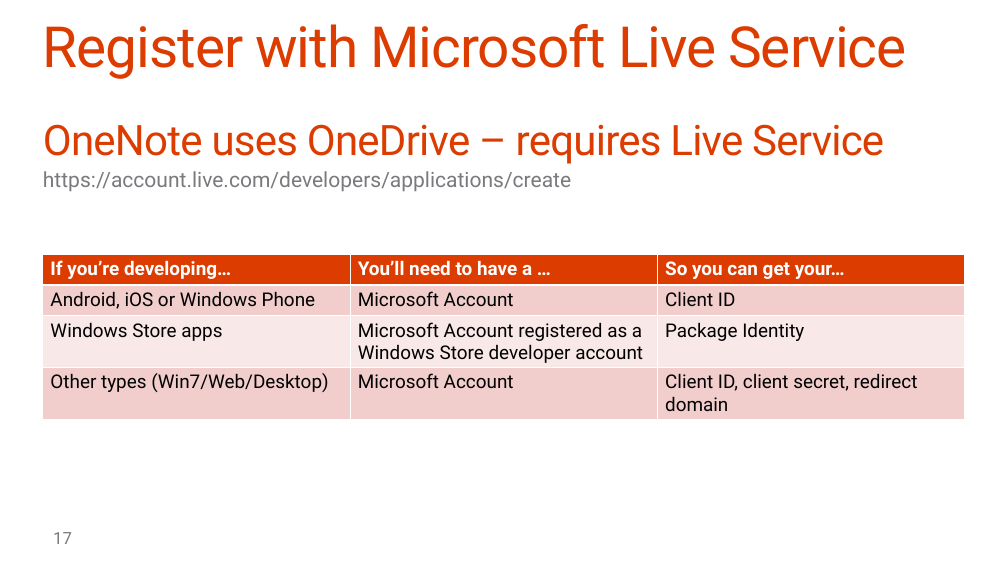
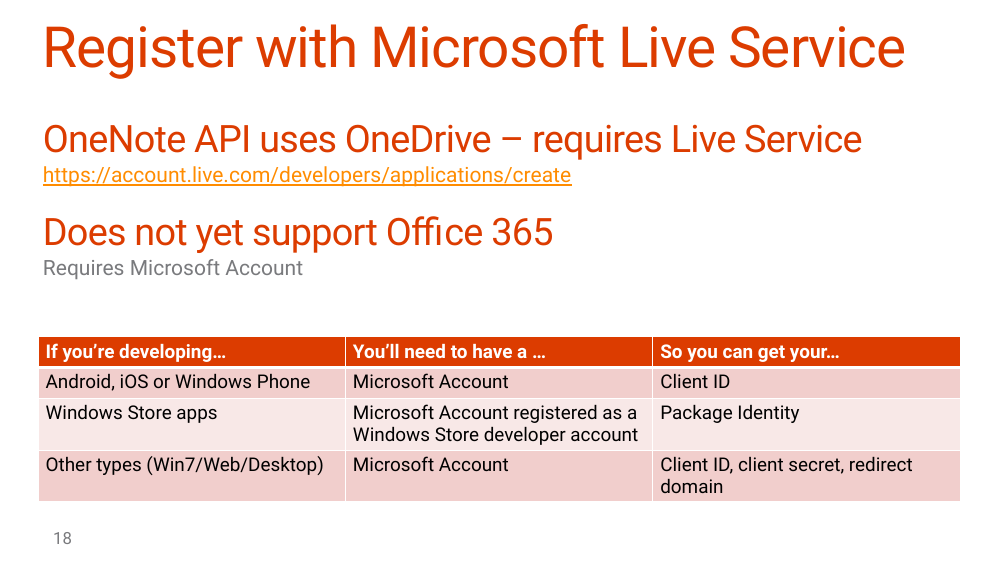
Before and after one commit to fabbbiob/TrainingContent, a slide deck: slide 18 of O3653-7 Deep Dive into the Office 365 APIs for OneNote services/O3653-7 Deep Dive into the Office 365 APIs for OneNote services.pptx (slide 17 before the commit). Drawn at 1008x567 pixels with LibreOffice and Linux fonts; fonts in the diff are those of the drawing; background and template pictures are left out. Boxes give left, top, right and bottom in pixels: in the first picture for what was removed or moved away, otherwise in the second. Text is boxed around its words. In the diff, an @@ line names an element or a change of style, - is before the commit and + after.

```diff
--- a/O3653-7 Deep Dive into the Office 365 APIs for OneNote services/O3653-7 Deep Dive into the Office 365 APIs for OneNote services.pptx
+++ b/O3653-7 Deep Dive into the Office 365 APIs for OneNote services/O3653-7 Deep Dive into the Office 365 APIs for OneNote services.pptx
@@ text at (43,124,862,160): text changed; size 40 to 36 pt @@
-OneNote uses OneDrive – requires Live Service
+OneNote API uses OneDrive – requires Live Service
@@ text at (43,166,571,187): text colour #797A7D to #FF8C00, underline on in "https://account.live.com/developers/applications/create" @@
@@ text at (43,216,553,279): paragraphs added @@
+Does not yet support Office 365
+  Requires Microsoft Account
@@ table: place and size @@
-table at (43,255,964,422)
+table at (38,337,959,504)
@@ page number at (53,532,72,544): text changed @@
-17
+18
```
Also in this commit, not shown: 6 other slides changed, 1 slide added.
